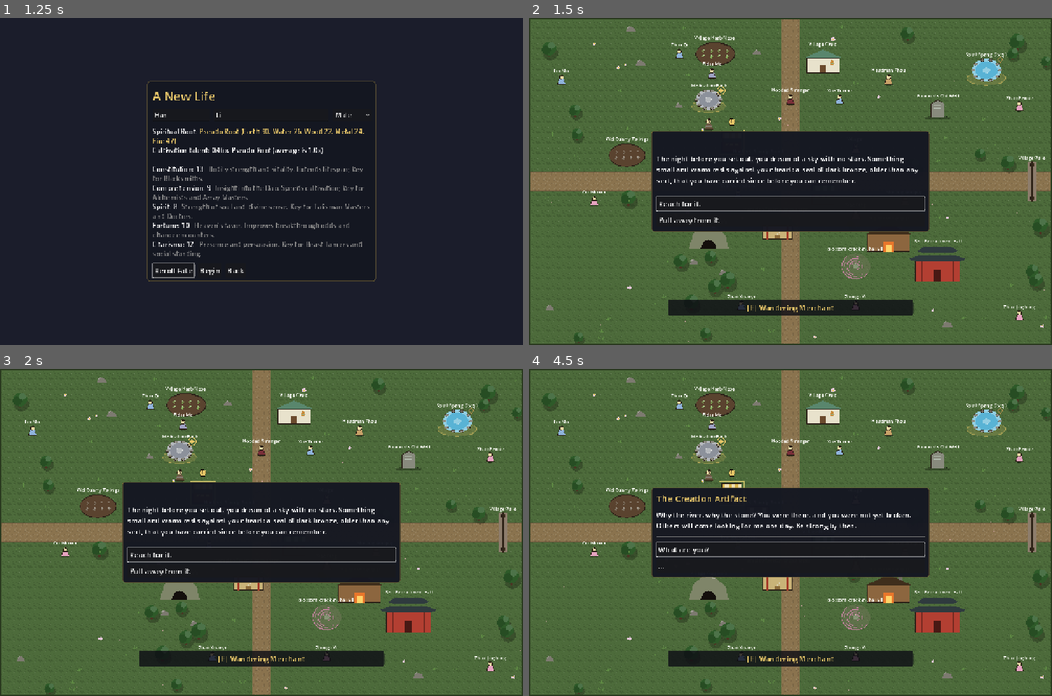
Above: before the commit, frames 1-4 (two rows, left to right).
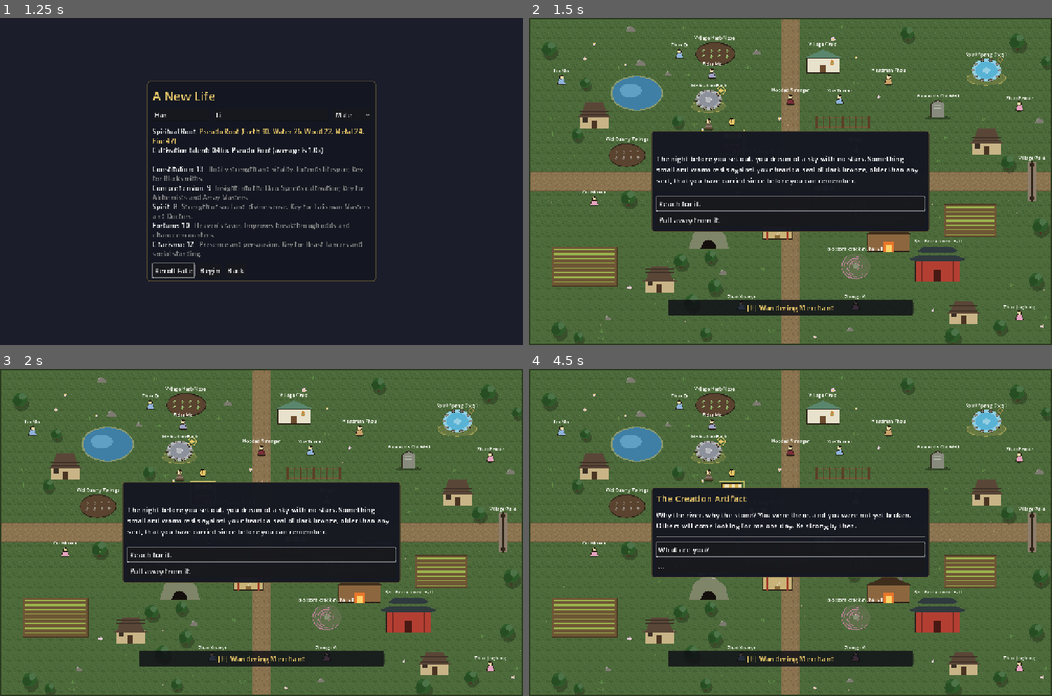
Above: after the commit, the same moments.

Repository: samridghimire/cultivation-game
Game: Godot game, scene res://src/ui/main_menu.tscn
The game is run twice, just before and just after one commit, with the same random seed, the same clock (stepped at 60 frames per second) and the same inputs.
Inputs:
- Up to frame 1 (1.25 s): click "New Game" at 0.5 s
- Up to frame 2 (1.5 s): click "Begin" at 1.25 s
- Up to frame 3 (2 s): no input
- Up to frame 4 (4.5 s): click "Reach for it." at 2 s; click "Protect those who cannot prot…" at 2.75 s; click "What are you?" at 3.5 s; click "Why me?" at 4.25 s

Frame 1 is identical in both runs. In frame 2, 5.9% of the frame differs, in the area x 3-99%, y 9-100%; in frame 3, 5.9%; in frame 4, 5.9%.

Commit message:
[GFX-008] Qingshi Village looks like a village
map.landmarks (house, field, pond, fence, well) in regions.json, validated in
Scenery, drawn as placeholder art (or landmark_<kind> sprites), houses and well
solid, decor kept clear. Qingshi dressed with 4 houses, 2 fields, pond, fence, well.
Qingshi shot viewed at 1280x800: landmarks read clearly, no place covered.

Co-Authored-By: Claude Sonnet 5.5 <noreply@anthropic.com>
Claude-Session: https://claude.ai/code/session_01L4vu8xsSg1CTYj2hS4mhNL

Diff:
--- a/data/regions.json
+++ b/data/regions.json
@@ -1,5 +1,5 @@
 {
-"_doc": "World regions. travel_speed (optional top-level, TR …(4272 unchanged characters)… ent effects setting turns them off. map.decor (optional): scenery drawn on the m …(990 unchanged characters)…
+"_doc": "World regions. travel_speed (optional top-level, TR …(4272 unchanged characters)… ent effects setting turns them off. map.landmarks (optional, GFX-008): hand-placed scenery [{kind (house, field, pond, fence, well), pos [x, y] = the centre, size [w, h] > 0}], drawn over paths and under decor (no decor is placed in or near them); house and well are solid (the player walks around them), so keep every place, npc spot and the spawn point outside those. map.decor (optional): scenery drawn on the m …(990 unchanged characters)…
   "renown": {
     "sources": {"bounty": 15, "discovery": 5, "deep_path": 5, "righteous_deed": 3, "commission": 5, "patients": 2},
     "tiers": [
@@ -26,7 +26,7 @@
       "description": "A sleepy mortal village where your journey begins.",
       "first_visit": "Smoke curls from a few thatched roofs and a dog barks once, then loses interest. The old elder watches from his doorstep, and the green slope behind the houses is thick with common herbs.",
       "qi_density": 1.0, "danger": 0,
-      "map": {"size": [1600, 1000], "ground": "4d6b3c", "bor …(166 unchanged characters)…  "rocks": 8, "grass": 40, "flowers": 16}},
+      "map": {"size": [1600, 1000], "ground": "4d6b3c", "bor …(166 unchanged characters)…  "rocks": 8, "grass": 40, "flowers": 16}, "landmarks": [{"kind": "house", "pos": [200, 300], "size": [100, 80]}, {"kind": "house", "pos": [1400, 380], "size": [100, 80]}, {"kind": "house", "pos": [1330, 900], "size": [100, 70]}, {"kind": "house", "pos": [400, 800], "size": [100, 80]}, {"kind": "field", "pos": [170, 760], "size": [200, 120]}, {"kind": "field", "pos": [1350, 620], "size": [160, 100]}, {"kind": "pond", "pos": [330, 230], "size": [150, 100]}, {"kind": "fence", "pos": [960, 320], "size": [160, 40]}, {"kind": "well", "pos": [1030, 600], "size": [40, 40]}]},
       "spawn": [800, 500],
       "family_home": {"pos": [380, 580], "size": [90, 64]},
       "npc_spots": [[640, 540], [950, 250], [1150, 560], [200, 560], [650, 880], [1000, 880], [460, 110], [1500, 910], [1500, 270], [100, 190], [300, 910], [1220, 110], [1460, 630], [420, 390]],
--- a/src/core/systems/scenery.gd
+++ b/src/core/systems/scenery.gd
@@ -14,6 +14,9 @@
 	"tree_color": "2e5a2a", "rock_color": "7d7a72", "grass_color": "5f8a45", "flower_color": "e8c9e0",
 }
 const MAX_COUNT := 300
+## map.landmarks kinds (GFX-008); house and well are solid, the rest can be walked over.
+const LANDMARK_KINDS: PackedStringArray = ["house", "field", "pond", "fence", "well"]
+const SOLID_LANDMARKS: PackedStringArray = ["house", "well"]
 ## Clearance kept around places, npc spots and the spawn point, and from the map edge.
 const CLEARANCE := 28.0
 const SPOT_RADIUS := 30.0
@@ -69,6 +72,21 @@
 		var sz: Array = p.get("size", [64, 64])
 		var size := Vector2(float(sz[0]), float(sz[1]))
 		out.append(Rect2(Vector2(float(pos[0]), float(pos[1])) - size / 2.0, size).grow(CLEARANCE))
+	for r in landmark_rects(region):
+		out.append(r.grow(CLEARANCE / 2.0))
+	return out
+
+
+## Landmark rects of a region: map.landmarks `pos` is the centre, like a place's.
+static func landmark_rects(region: Dictionary, solid_only: bool = false) -> Array[Rect2]:
+	var out: Array[Rect2] = []
+	for lm: Dictionary in region.get("map", {}).get("landmarks", []):
+		if solid_only and not SOLID_LANDMARKS.has(String(lm.get("kind", ""))):
+			continue
+		var pos: Array = lm["pos"]
+		var sz: Array = lm["size"]
+		var size := Vector2(float(sz[0]), float(sz[1]))
+		out.append(Rect2(Vector2(float(pos[0]), float(pos[1])) - size / 2.0, size))
 	return out
 
 
@@ -98,4 +116,17 @@
 					errors.append("Region '%s' map.decor.%s is not a color" % [region["id"], key])
 			elif not (decor[key] is float or decor[key] is int) or int(decor[key]) < 0 or int(decor[key]) > MAX_COUNT:
 				errors.append("Region '%s' map.decor.%s must be 0-%d" % [region["id"], key, MAX_COUNT])
+		var landmarks: Variant = region.get("map", {}).get("landmarks", [])
+		if not landmarks is Array:
+			errors.append("Region '%s' map.landmarks must be a list" % region["id"])
+			continue
+		for lm: Variant in landmarks:
+			if not (lm is Dictionary and LANDMARK_KINDS.has(String(lm.get("kind", "")))):
+				errors.append("Region '%s' has a landmark with an unknown kind (%s)" % [region["id"], ", ".join(LANDMARK_KINDS)])
+			elif not (_is_pair(lm.get("pos")) and _is_pair(lm.get("size")) and float(lm["size"][0]) > 0.0 and float(lm["size"][1]) > 0.0):
+				errors.append("Region '%s' landmark '%s' needs numeric pos and positive size [x, y]" % [region["id"], lm["kind"]])
 	return errors
+
+
+static func _is_pair(v: Variant) -> bool:
+	return v is Array and (v as Array).size() == 2 and (v as Array).all(func(n: Variant) -> bool: return n is float or n is int)
--- a/src/world/world.gd
+++ b/src/world/world.gd
@@ -63,6 +63,7 @@
 	_place_at_spawn_anchor()
 	_build_npcs()
 	_build_bounds()
+	_build_landmark_bodies()
 	_limit_camera()
 	_fit_pixel_zoom()
 	get_viewport().size_changed.connect(_fit_pixel_zoom)
@@ -188,6 +189,19 @@
 		shape.shape = box
 		shape.position = rect.position + rect.size / 2.0
 		walls.add_child(shape)
+
+
+## House and well landmarks block the player (GFX-008).
+func _build_landmark_bodies() -> void:
+	var body := StaticBody2D.new()
+	add_child(body)
+	for rect in Scenery.landmark_rects(_region, true):
+		var shape := CollisionShape2D.new()
+		var box := RectangleShape2D.new()
+		box.size = rect.size
+		shape.shape = box
+		shape.position = rect.get_center()
+		body.add_child(shape)
 
 
 ## Scenery is seeded from the region id, so a region always looks the same.
@@ -411,6 +425,8 @@
 		else:
 			_draw_tiled(GroundTiles.cached(path_color, rid, "path"), rect)
 			draw_rect(rect.grow(-1.0), GroundTiles.edge_color(path_color), false, 2.0)
+	for lm: Dictionary in map.get("landmarks", []):
+		_draw_landmark(lm)
 	for d in _decor:
 		_draw_decor(d)
 	draw_rect(Rect2(Vector2.ZERO, map_size), Color(map.get("border", "2a3a20")), false, 6.0)
@@ -431,6 +447,57 @@
 			draw_texture_rect_region(tile, Rect2(x, y, w, h), src)
 			x += step.x
 		y += step.y
+
+
+## One map.landmarks entry: its `landmark_<kind>` sprite scaled into the rect, else placeholder art (GFX-008).
+func _draw_landmark(lm: Dictionary) -> void:
+	var size := _vec(lm["size"])
+	var r := Rect2(_vec(lm["pos"]) - size / 2.0, size)
+	var tex := Sprites.texture("landmark_" + str(lm["kind"]))
+	if tex != null:
+		draw_texture_rect(tex, r, false)
+		return
+	match lm["kind"]:
+		"house":
+			var roof_h := r.size.y * 0.55
+			draw_rect(Rect2(r.position.x + 6, r.position.y + roof_h - 6, r.size.x - 12, r.size.y - roof_h + 6), Color("c9b48a"))
+			draw_rect(Rect2(r.position.x + r.size.x / 2.0 - 8, r.end.y - 26, 16, 26), Color("4a3524"))
+			draw_rect(Rect2(r.position.x + 14, r.end.y - 36, 14, 14), Color("3a2f26"))
+			var roof := PackedVector2Array([
+				Vector2(r.position.x - 4, r.position.y + roof_h),
+				Vector2(r.position.x + 10, r.position.y + roof_h - 6),
+				Vector2(r.position.x + 24, r.position.y),
+				Vector2(r.end.x - 24, r.position.y),
+				Vector2(r.end.x - 10, r.position.y + roof_h - 6),
+				Vector2(r.end.x + 4, r.position.y + roof_h),
+			])
+			draw_colored_polygon(roof, Color("5a4638"))
+			for i in 4:
+				var y := r.position.y + roof_h * (i + 1) / 5.0
+				draw_line(Vector2(r.position.x + 6, y), Vector2(r.end.x - 6, y), Color("3f3128"), 2.0)
+		"field":
+			draw_rect(r, Color("6e5636"))
+			var y := r.position.y + 8.0
+			while y < r.end.y - 4.0:
+				draw_line(Vector2(r.position.x + 6, y), Vector2(r.end.x - 6, y), Color("9ab34f"), 4.0)
+				y += 14.0
+			draw_rect(r, Color("4a3a24"), false, 2.0)
+		"pond":
+			draw_set_transform(r.get_center(), 0.0, Vector2(1.0, r.size.y / r.size.x))
+			draw_circle(Vector2.ZERO, r.size.x / 2.0 + 5.0, Color("8a9a70"))
+			draw_circle(Vector2.ZERO, r.size.x / 2.0, Color("3f7fa8"))
+			draw_circle(Vector2(-r.size.x * 0.12, -r.size.x * 0.08), r.size.x * 0.22, Color("5fa0c8"))
+			draw_set_transform(Vector2.ZERO)
+		"fence":
+			for y in [r.position.y + 6.0, r.end.y - 6.0]:
+				draw_line(Vector2(r.position.x, y), Vector2(r.end.x, y), Color("7a5a3a"), 3.0)
+			var x := r.position.x
+			while x <= r.end.x:
+				draw_rect(Rect2(x - 2, r.position.y, 4, r.size.y), Color("5a4028"))
+				x += 20.0
+		"well":
+			draw_circle(r.get_center(), minf(r.size.x, r.size.y) / 2.0, Color("7d7a72"))
+			draw_circle(r.get_center(), minf(r.size.x, r.size.y) / 2.0 - 6.0, Color("23323f"))
 
 
 func _draw_decor(d: Dictionary) -> void:
--- a/tests/unit/test_scenery.gd
+++ b/tests/unit/test_scenery.gd
@@ -64,3 +64,34 @@
 	assert_true(Scenery.blocked_rects(region).has(abode))
 	for d in Scenery.place(region, seeded_rng(5)):
 		assert_false(abode.has_point(d["pos"]), "%s inside the abode" % d["kind"])
+
+
+func test_validate_flags_bad_landmarks() -> void:
+	var d := GameData.new()
+	d.regions = {"bad": {"id": "bad", "map": {"landmarks": [{"kind": "castle", "pos": [1, 2], "size": [3, 4]}, {"kind": "house", "pos": ["a", 2], "size": [3, 4]}, {"kind": "house", "pos": [1, 2], "size": [0, 4]}]}}}
+	assert_eq(Scenery.validate(d).size(), 3)
+
+
+func test_decor_avoids_landmarks() -> void:
+	var region := _region()
+	region["map"]["landmarks"] = [{"kind": "pond", "pos": [600, 100], "size": [200, 120]}]
+	var rect := Scenery.landmark_rects(region)[0]
+	for d in Scenery.place(region, seeded_rng(3)):
+		assert_false(rect.has_point(d["pos"]), "%s inside the pond" % d["kind"])
+
+
+func test_solid_landmarks_keep_places_spots_and_spawn_reachable() -> void:
+	for region: Dictionary in data().regions.values():
+		var solid := Scenery.landmark_rects(region, true)
+		var points: Array[Vector2] = []
+		for s: Array in region.get("npc_spots", []):
+			points.append(Vector2(float(s[0]), float(s[1])))
+		for p: Dictionary in region.get("places", []):
+			points.append(Vector2(float(p["pos"][0]), float(p["pos"][1])))
+		if region.has("spawn"):
+			points.append(Vector2(float(region["spawn"][0]), float(region["spawn"][1])))
+		for r in solid:
+			for pt in points:
+				assert_false(r.grow(16.0).has_point(pt), "%s: solid landmark covers %s" % [region["id"], pt])
+			for path: Array in region["map"].get("paths", []):
+				assert_false(r.intersects(Rect2(float(path[0]), float(path[1]), float(path[2]), float(path[3]))), "%s: landmark on a path" % region["id"])
